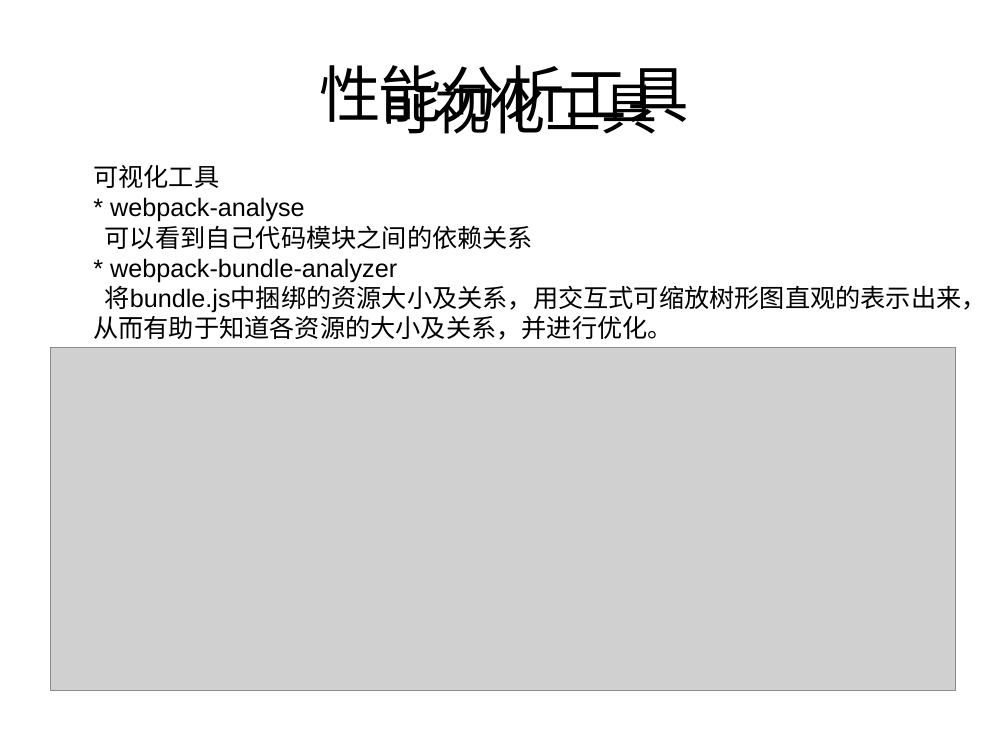
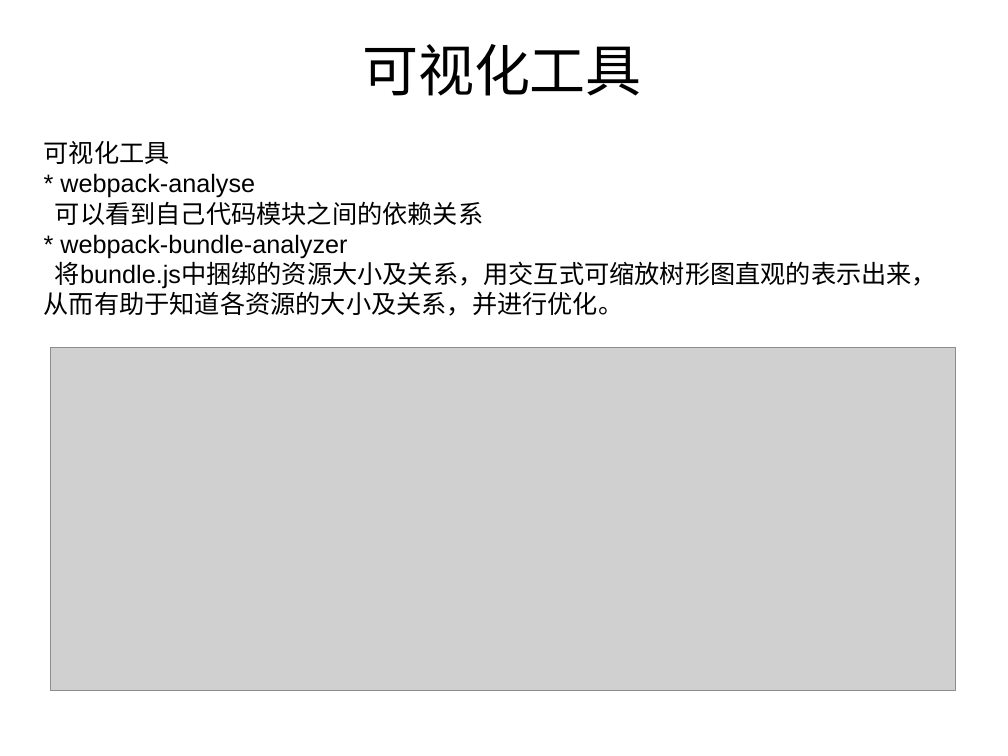
Before and after one commit to wangjiaoj/document, a slide deck: slide 20 of webpack/webpack教程.ppt. Drawn at 1008x756 pixels with LibreOffice and Linux fonts; fonts in the diff are those of the drawing; grey boxes stand for pictures. Boxes give left, top, right and bottom in pixels: in the first picture for what was removed or moved away, otherwise in the second. Text is boxed around its words. In the diff, an @@ line names an element or a change of style, - is before the commit and + after.

```diff
--- a/webpack/webpack教程.ppt
+++ b/webpack/webpack教程.ppt
@@ text "可视化工具" rewrapped from box(378, 73, 658, 134) to box(362, 44, 642, 96) @@
@@ title removed at box(319, 65, 689, 133) @@
-性能分析工具
@@ text "可视化工具": place and size @@
-text "可视化工具" at box(93, 165, 987, 340)
+text "可视化工具" at box(44, 141, 937, 316)
```
Also in this commit, not shown: 20 other slides changed, 1 slide added, 1 slide removed, 9 other files.
